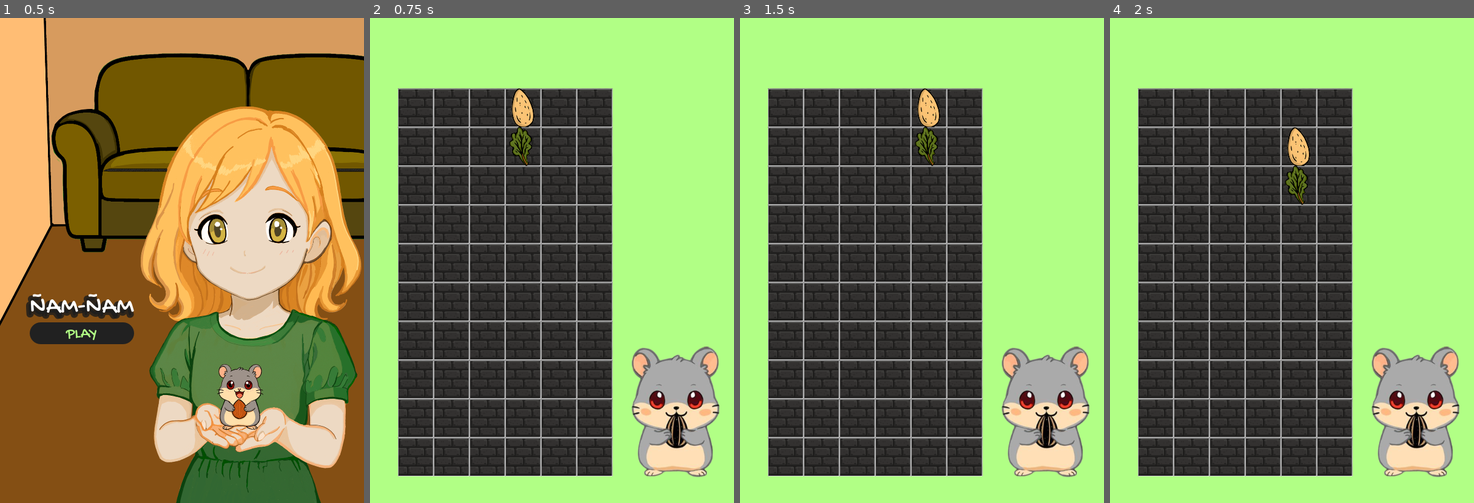
Above: before the commit, frames 1-4 (left to right).
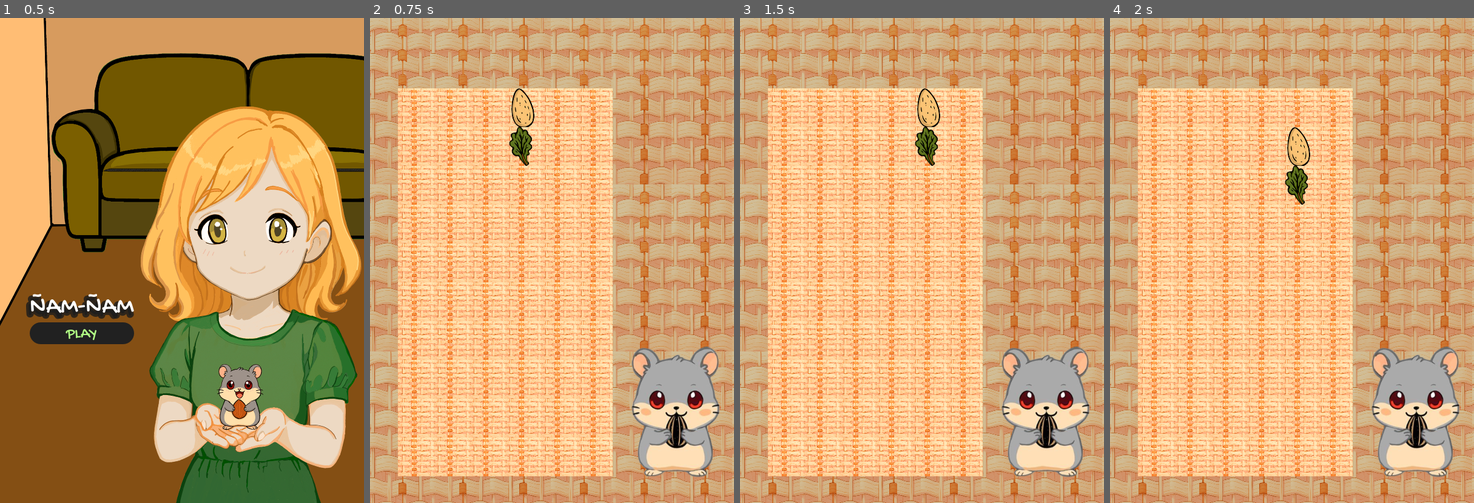
Above: after the commit, the same moments.

Repository: fnc/nam-nam
Game: Godot game, scene res://main_menu.tscn
The game is run twice, just before and just after one commit, with the same random seed, the same clock (stepped at 60 frames per second) and the same inputs.
Inputs:
- Up to frame 1 (0.5 s): no input
- Up to frame 2 (0.75 s): click "PLAY" at 0.5 s
- Up to frame 3 (1.5 s): tap Enter at 1.25 s; hold Right (ui_right) from 1.28 s (still down)
- Up to frame 4 (2 s): keep holding Right (ui_right)

Frame 1 is identical in both runs. In frame 2, 94% of the frame differs, in the area x 0-100%, y 0-100%; in frame 3, 94%; in frame 4, 94%.

Commit message:
background

Diff:
--- /dev/null
+++ b/assets/background_material.tres
@@ -0,0 +1,3 @@
+[gd_resource type="CanvasItemMaterial" format=3 uid="uid://b3slm62s5a245"]
+
+[resource]
--- /dev/null
+++ b/node_2d.gdshader
@@ -0,0 +1,14 @@
+shader_type canvas_item;
+
+void vertex() {
+	// Called for every vertex the material is visible on.
+}
+
+void fragment() {
+	// Called for every pixel the material is visible on.
+}
+
+//void light() {
+//	// Called for every pixel for every light affecting the CanvasItem.
+//	// Uncomment to replace the default light processing function with this one.
+//}
--- a/node_2d.tscn
+++ b/node_2d.tscn
@@ -1,7 +1,9 @@
-[gd_scene load_steps=11 format=3 uid="uid://bikg20lmcmbxl"]
+[gd_scene load_steps=13 format=3 uid="uid://bikg20lmcmbxl"]
 
 [ext_resource type="Texture2D" uid="uid://dufhii16cqsxg" path="res://assets/Sprites.png" id="1_0e48y"]
+[ext_resource type="Material" uid="uid://b3slm62s5a245" path="res://assets/background_material.tres" id="1_q6r6c"]
 [ext_resource type="Script" uid="uid://d3v2fcihyutup" path="res://src/game_area.gd" id="2_epypp"]
+[ext_resource type="Texture2D" uid="uid://b12emrlwvbjte" path="res://assets/opcion_3.png" id="2_kdubu"]
 [ext_resource type="Script" uid="uid://dhfrqymt8a10o" path="res://src/game_manager.gd" id="3_epypp"]
 
 [sub_resource type="AtlasTexture" id="AtlasTexture_0hol4"]
@@ -67,14 +69,17 @@
 grow_horizontal = 2
 grow_vertical = 2
 
-[node name="TextureRect" type="ColorRect" parent="Background/Control"]
-layout_mode = 1
-anchors_preset = 15
-anchor_right = 1.0
-anchor_bottom = 1.0
-grow_horizontal = 2
-grow_vertical = 2
-color = Color(0.696, 1, 0.52, 1)
+[node name="TextureRect" type="TextureRect" parent="Background"]
+modulate = Color(0.82, 0.82, 0.82, 1)
+texture_repeat = 2
+material = ExtResource("1_q6r6c")
+offset_left = -1.0
+offset_top = -1.0
+offset_right = 6183.0
+offset_bottom = 2984.0
+scale = Vector2(0.0973454, 0.268999)
+texture = ExtResource("2_kdubu")
+stretch_mode = 1
 
 [node name="ham" type="AnimatedSprite2D" parent="."]
 position = Vector2(501, 651)
--- a/src/game_area.gd
+++ b/src/game_area.gd
@@ -5,7 +5,7 @@
 @onready var cell_top_right = $cellToprightLimit
 
 # Preload a texture for the sprites
-var sprite_texture = preload("res://assets/backgroundBlock.png")  # Replace with the actual texture path
+var sprite_texture = preload("res://assets/opcion_3.png")  # Replace with the actual texture path
 
 
 
Binary file added: assets/opcion_3.png
Not shown, added: assets/opcion_3.png.import
Not shown, added: node_2d.gdshader.uid
